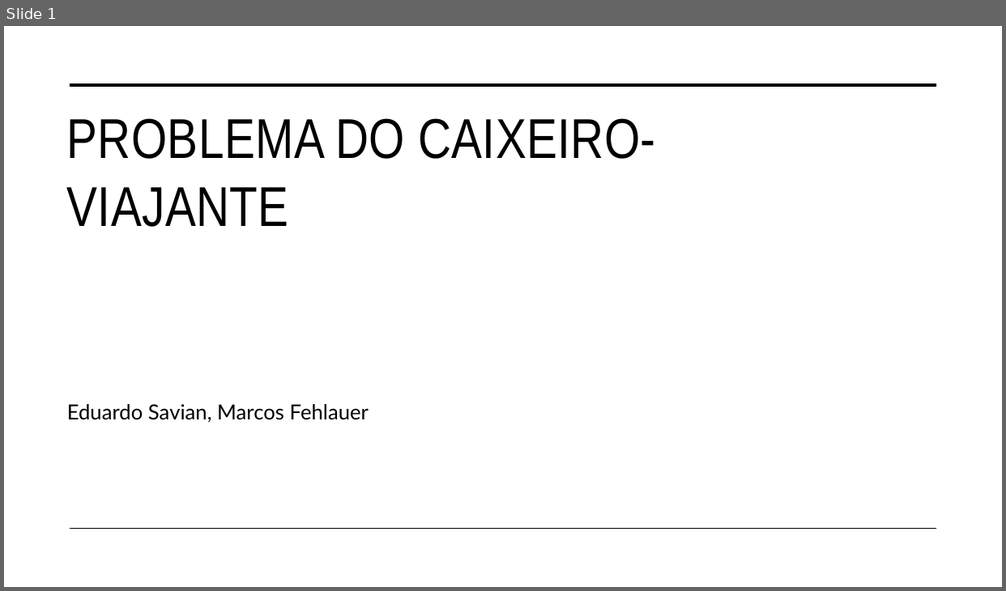
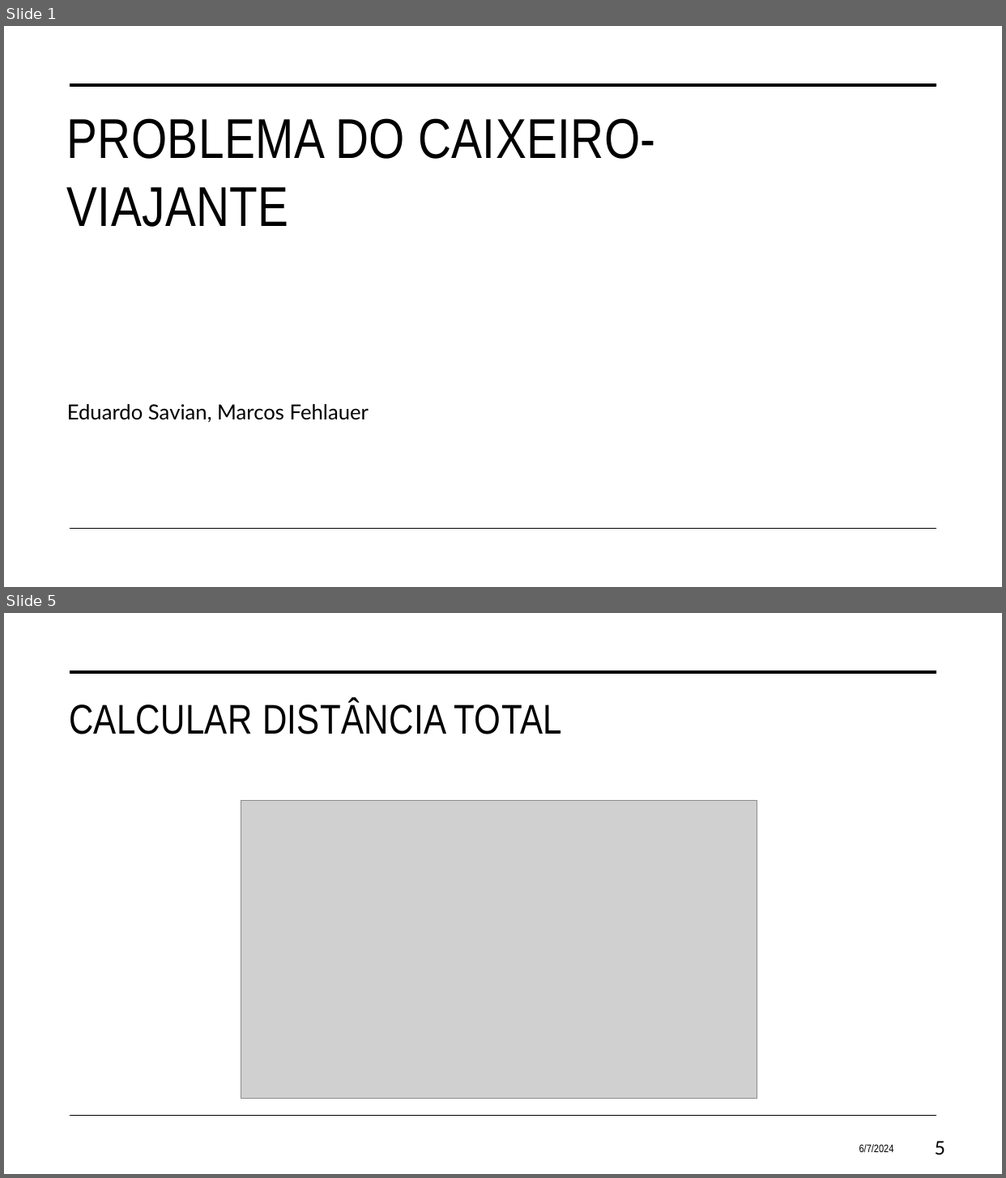
Before and after one commit to eduardosavian/travelling-salesman-genetic-solution, a slide deck: Presentation.pptx. Shown one above the other, each under a label of ours: slide 1 before the commit, slides 1 and 5 after it; the slides between them are not shown. The pictures are 1006x591 and 1006x1178 pixels, drawn with LibreOffice and Linux fonts; fonts in the diff are those of the drawing; grey boxes stand for pictures. Boxes give left, top, right and bottom in pixels: in the first picture for what was removed or moved away, otherwise in the second. Text is boxed around its words. In the diff, an @@ line names an element or a change of style, - is before the commit and + after.

```diff
--- a/Presentation.pptx
+++ b/Presentation.pptx
@@ slide 5 added at <box>4,613,1002,1174</box>, background #FFFFFF; not listed: 2 template elements that a slide beside it also shows @@
@@ title added at <box>69,700,562,735</box>, 40 pt, text #000000 @@
+CALCULAR DISTÂNCIA TOTAL
@@ picture added at <box>241,801,757,1099</box> @@
@@ text added at <box>859,1144,894,1152</box>, 10.5 pt, text #000000 @@
+6/7/2024
@@ page number added at <box>935,1141,945,1156</box>, 18 pt, text #000000 @@
+5
```
Also in this commit, not shown: 4 slides changed, 10 other slides added, 1 slide removed, 4 other files.
